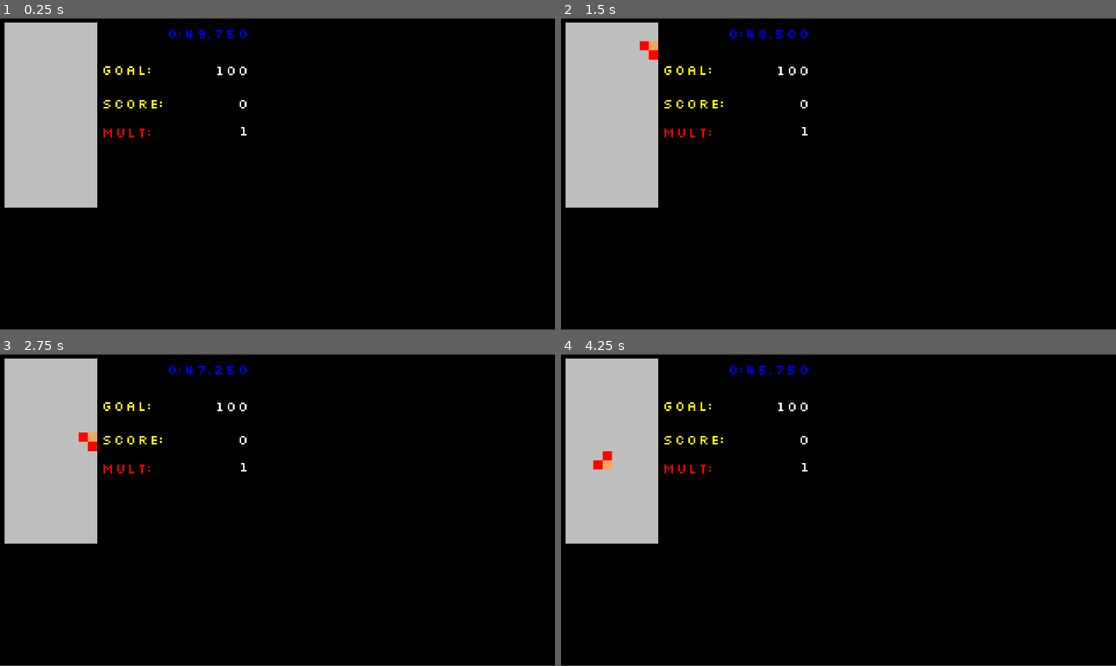
Above: before the commit, frames 1-4 (two rows, left to right).
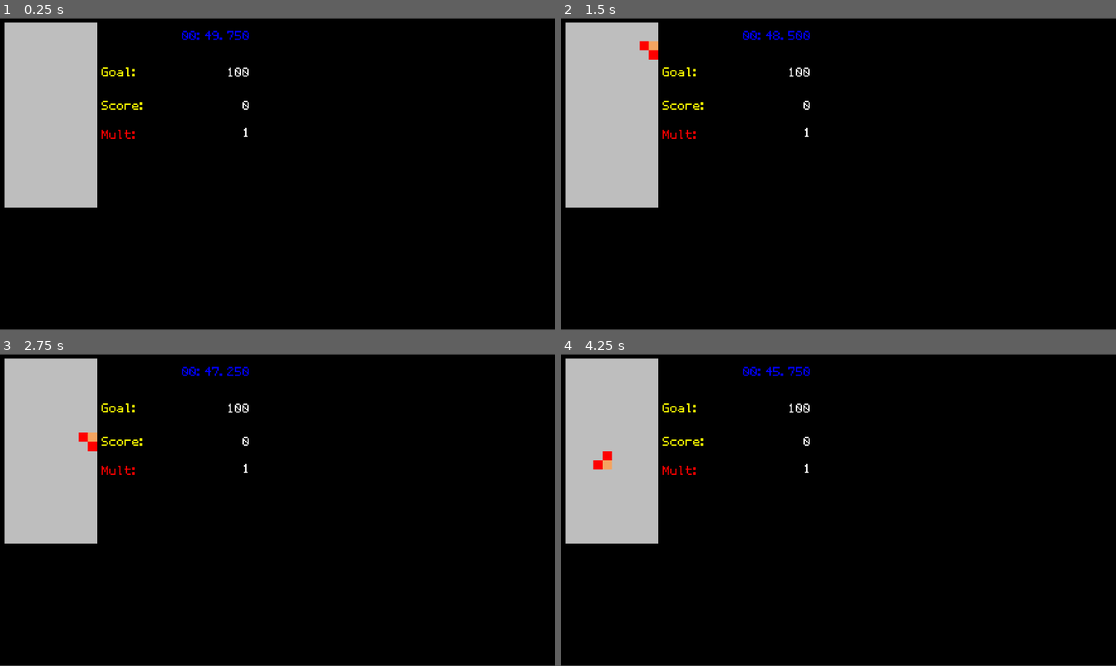
Above: after the commit, the same moments.

Repository: AsgerHB/create-jam-spring-2025
Game: Godot game, scene res://Scenes/Run.tscn
Two runs of this game, one before a commit and one after it. Both use one fixed random seed, a clock stepped at 60 frames per second and the inputs below.
Inputs:
- Up to frame 1 (0.25 s): no input
- Up to frame 2 (1.5 s): tap Enter at 0.5 s; hold Right (ui_right) 0.53-1.28 s; hold Down (ui_down) from 1.28 s (still down)
- Up to frame 3 (2.75 s): release Down (ui_down) at 2.03 s; hold Right (ui_right) from 2.03 s (still down)
- Up to frame 4 (4.25 s): release Right (ui_right) at 2.78 s; hold Up (ui_up) 2.78-3.53 s; hold Left (ui_left) from 3.53 s (still down)

The runs differ from the first frame. In frame 1, 0.9% of the frame differs, in the area x 18-45%, y 3-39%; in frame 2, 0.9%; in frame 3, 0.9%; in frame 4, 0.9%.

Commit message:
Fix font, update credits

Diff:
--- a/Prefabs/ScoreCounter.tscn
+++ b/Prefabs/ScoreCounter.tscn
@@ -11,7 +11,7 @@
 offset_right = 513.0
 offset_bottom = 100.0
 theme = ExtResource("2_1ac0v")
-theme_override_font_sizes/normal_font_size = 50
+theme_override_font_sizes/normal_font_size = 70
 bbcode_enabled = true
 text = "0"
 fit_content = true
@@ -24,7 +24,7 @@
 offset_right = 513.0
 offset_bottom = 194.0
 theme = ExtResource("2_1ac0v")
-theme_override_font_sizes/normal_font_size = 50
+theme_override_font_sizes/normal_font_size = 70
 bbcode_enabled = true
 text = "0"
 fit_content = true
@@ -35,7 +35,7 @@
 offset_right = 240.0
 offset_bottom = 100.0
 theme = ExtResource("2_1ac0v")
-theme_override_font_sizes/normal_font_size = 50
+theme_override_font_sizes/normal_font_size = 70
 bbcode_enabled = true
 text = "[color=yellow]Score:[/color]"
 
@@ -44,6 +44,6 @@
 offset_right = 240.0
 offset_bottom = 200.0
 theme = ExtResource("2_1ac0v")
-theme_override_font_sizes/normal_font_size = 50
+theme_override_font_sizes/normal_font_size = 70
 bbcode_enabled = true
 text = "[color=red]Mult:[/color]"
--- a/Prefabs/tetris_game.tscn
+++ b/Prefabs/tetris_game.tscn
@@ -17,7 +17,7 @@
 offset_right = 833.0
 offset_bottom = 66.0
 theme = ExtResource("2_blw18")
-theme_override_font_sizes/normal_font_size = 50
+theme_override_font_sizes/normal_font_size = 70
 bbcode_enabled = true
 text = "[color=red]??:??.??????[/color]"
 horizontal_alignment = 2
@@ -29,9 +29,9 @@
 offset_right = 560.0
 offset_bottom = 192.0
 theme = ExtResource("2_blw18")
-theme_override_font_sizes/normal_font_size = 50
+theme_override_font_sizes/normal_font_size = 70
 bbcode_enabled = true
-text = "[color=yellow]goal:[/color]"
+text = "[color=yellow]Goal:[/color]"
 
 [node name="Goal Value" type="RichTextLabel" parent="."]
 offset_left = 560.0
@@ -39,7 +39,7 @@
 offset_right = 833.0
 offset_bottom = 186.0
 theme = ExtResource("2_blw18")
-theme_override_font_sizes/normal_font_size = 50
+theme_override_font_sizes/normal_font_size = 70
 bbcode_enabled = true
 text = "??"
 horizontal_alignment = 2
@@ -53,7 +53,7 @@
 offset_right = 833.0
 offset_bottom = 616.0
 theme = ExtResource("2_blw18")
-theme_override_font_sizes/normal_font_size = 50
+theme_override_font_sizes/normal_font_size = 70
 bbcode_enabled = true
 
 [connection signal="timeout" from="TickTimer" to="." method="_on_tick"]
--- a/Scenes/Credits.tscn
+++ b/Scenes/Credits.tscn
@@ -18,17 +18,21 @@
 offset_bottom = 185.0
 theme = ExtResource("2_uy3b0")
 theme_override_font_sizes/normal_font_size = 140
-text = "credits"
+text = "Credits"
 
 [node name="RichTextLabel2" type="RichTextLabel" parent="."]
-offset_left = 222.0
+offset_left = 85.0
 offset_top = 250.0
-offset_right = 1740.0
+offset_right = 1826.0
 offset_bottom = 792.0
 theme = ExtResource("2_uy3b0")
 theme_override_font_sizes/normal_font_size = 100
 text = "Game made by
-Nicolaj, Mathias, Rasmus, Christian and Asger"
+Nicolaj, Mathias, Rasmus, Christian and Asger
+
+Additional credits:
+Mozart NBP by FontGeek,
+Tetris A Type by Hirokazu Tanaka"
 
 [node name="Interactive" type="Node2D" parent="."]
 script = ExtResource("3_iynit")
--- a/Scripts/RemainingTime.gd
+++ b/Scripts/RemainingTime.gd
@@ -9,5 +9,7 @@
 	var milliseconds: int = round(time*1e3)
 	time -= milliseconds
 	text = ("[color=blue]" +
-		str(minutes) + ":" + str(seconds) + "." + str(milliseconds) +
+		"%02.0f" % minutes + ":" +
+		"%02.0f" % seconds + "." +
+		"%03.0f" % milliseconds +
 	"[/color]")
--- a/TetrisGame.gd
+++ b/TetrisGame.gd
@@ -324,14 +324,14 @@
 
 
 func win():
-	status_label.text = "[color=green]Winner![/color]"
+	status_label.text = "[color=green]Winner! :-)[/color]"
 	pause = true
 	await get_tree().create_timer(4.0).timeout
 	get_tree().change_scene_to_file("res://Scenes/Main Menu.tscn")
 
 
 func dead():
-	status_label.text = "[color=red]you are Died :'([/color]"
+	status_label.text = "[color=red]DIED :'([/color]"
 	pause = true
 	await get_tree().create_timer(2.0).timeout
 	get_tree().change_scene_to_file("res://Scenes/Main Menu.tscn")
--- a/Theming/retro.tres
+++ b/Theming/retro.tres
@@ -1,6 +1,6 @@
 [gd_resource type="Theme" load_steps=6 format=3 uid="uid://0guyg45mewl2"]
 
-[ext_resource type="FontFile" uid="uid://8urutbj7wyrq" path="res://Theming/slkscre.ttf" id="1_ve1wj"]
+[ext_resource type="FontFile" uid="uid://dcoieaqmmkyva" path="res://Theming/MozartNbp-93Ey.ttf" id="1_ve1wj"]
 
 [sub_resource type="StyleBoxEmpty" id="StyleBoxEmpty_ve1wj"]
 
@@ -20,3 +20,4 @@
 Button/styles/hover = SubResource("StyleBoxEmpty_cfjhi")
 Button/styles/normal = SubResource("StyleBoxEmpty_5vll4")
 Button/styles/pressed = SubResource("StyleBoxEmpty_0gems")
+Label/fonts/font = ExtResource("1_ve1wj")
Binary file added: Theming/MozartNbp-93Ey.ttf
Not shown, changed: Theming/MozartNbp-93Ey.ttf.import
Binary file removed: Theming/slkscr.ttf
Binary file removed: Theming/slkscrb.ttf
Not shown, removed: Theming/slkscrb.ttf.import
Binary file removed: Theming/slkscre.ttf
Not shown, removed: Theming/slkscre.ttf.import
Binary file removed: Theming/slkscreb.ttf
Not shown, removed: Theming/slkscreb.ttf.import
